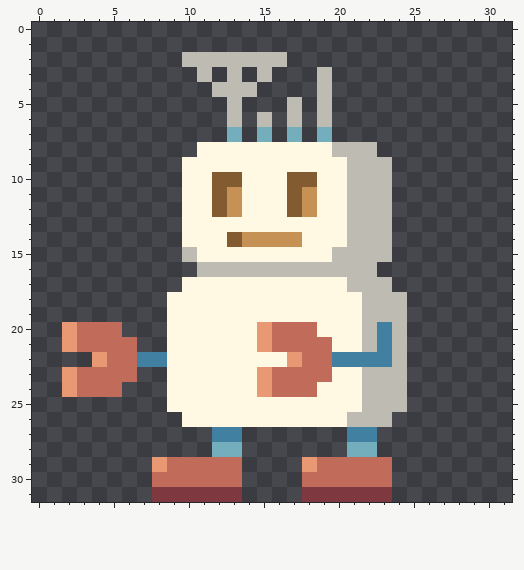
Pixel-art sprite: docs/img/robot2.png. Above: the version before the commit.
The file is 128x128 pixels, drawn in blocks of 4x4; one block is one cell here.
Once edited:
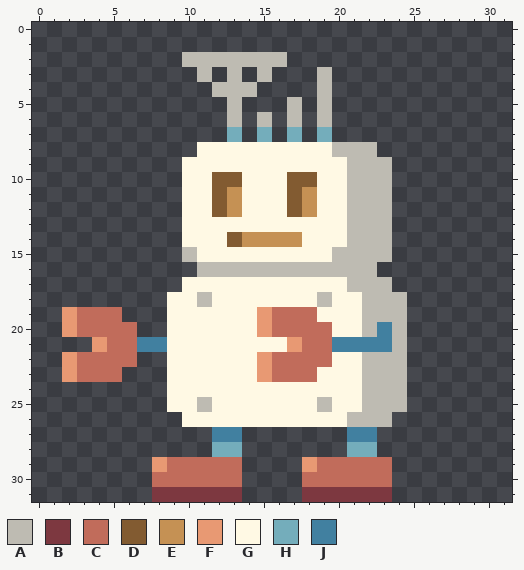
Palette (. is transparent): A #bebbb2  B #7d3840  C #c16c5b  D #825b31  E #c59154  F #e89973  G #fff9e4  H #74adbb  J #4180a0
Change:
@@ x 0..31 @@
 17 ..........GGGGGGGGGGGAAA........
-18 .........GGGGGGGGGGGGGAAA.......
-19 .........GGGGGGGGGGGGGAAA.......
-20 ..FCCC...GGGGGGFCCCGGGAJA.......
-21 ..FCCCC..GGGGGGFCCCCGGAJA.......
-22 ....FCCJJGGGGGGGGFCCJJJJA.......
-23 ..FCCCC..GGGGGGFCCCCGGAAA.......
-24 ..FCCC...GGGGGGFCCCGGGAAA.......
-25 .........GGGGGGGGGGGGGAAA.......
+18 .........GGAGGGGGGGAGGAAA.......
+19 ..FCCC...GGGGGGFCCCGGGAAA.......
+20 ..FCCCC..GGGGGGFCCCCGGAJA.......
+21 ....FCCJJGGGGGGGGFCCJJJJA.......
+22 ..FCCCC..GGGGGGFCCCCGGAAA.......
+23 ..FCCC...GGGGGGFCCCGGGAAA.......
+24 .........GGGGGGGGGGGGGAAA.......
+25 .........GGAGGGGGGGAGGAAA.......
 26 ..........GGGGGGGGGGGAAA........
